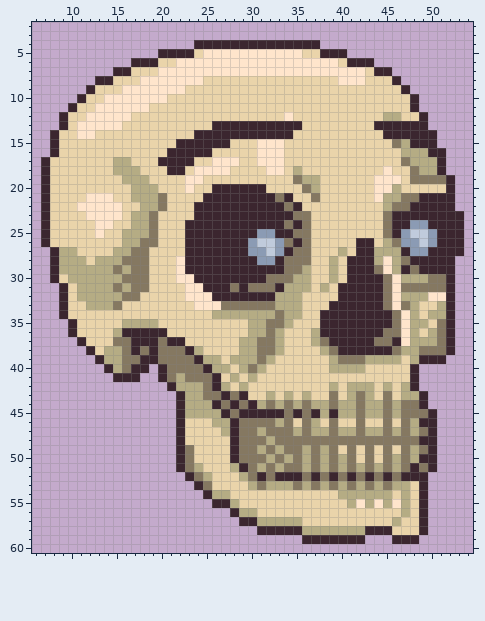
Pixel-art sprite: Assets/SpriteCharacters/Portraits/scheddelton.png. The picture above is the old version.
The file is 64x64 pixels. Shown: x 6..54, y 2..60.
The result:
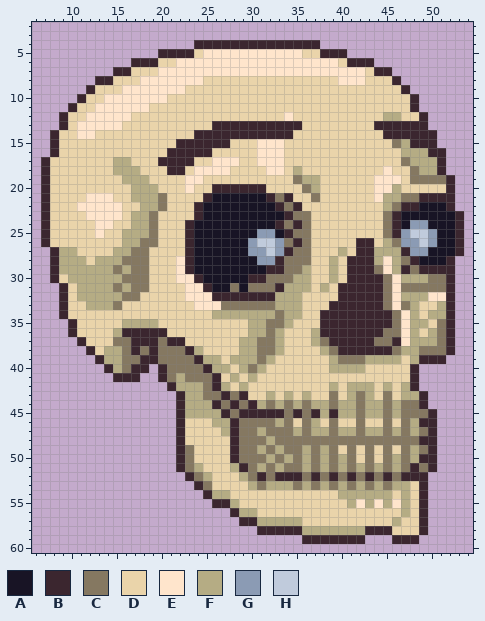
Palette (. is transparent): A #181425  B #3b262f  C #857861  D #ead4aa  E #ffe5cc  F #b5ac84  G #8b9bb4  H #c0cbdc
What changed:
y 21: x 26..31 BBBBBB -> AAAAAA
y 22: x 25..32 BBBBBBBB -> AAAAAAAA; x 47 C -> B; x 49..51 BBB -> AAA
y 23: x 25..33 BBBBBBBBB -> AAAAAAAAA; x 47..52 BBBBBB -> AAAAAA
y 24: x 24..32 BBBBBBBBB -> AAAAAAAAA; x 47 B -> A; x 50..52 BBB -> AAA
y 25: x 24..30 BBBBBBB -> AAAAAAA; x 33 B -> A; x 51..52 BB -> AA
y 26: x 24..29 BBBBBB -> AAAAAA; x 51..52 BB -> AA
y 27: x 24..29 BBBBBB -> AAAAAA; x 50..52 BBB -> AAA
y 28: x 24..30 BBBBBBB -> AAAAAAA; x 49..51 BBB -> AAA
y 29: x 24..31 BBBBBBBB -> AAAAAAAA
y 30: x 25..29 BBBBB -> AAAAA
y 31: x 26..27 BB -> AA; x 29 B -> A
Where, in picture pixels (left, top, right, bottom), the same in both pictures:
changed: (194, 193, 284, 292)
changed: (401, 202, 455, 265)
